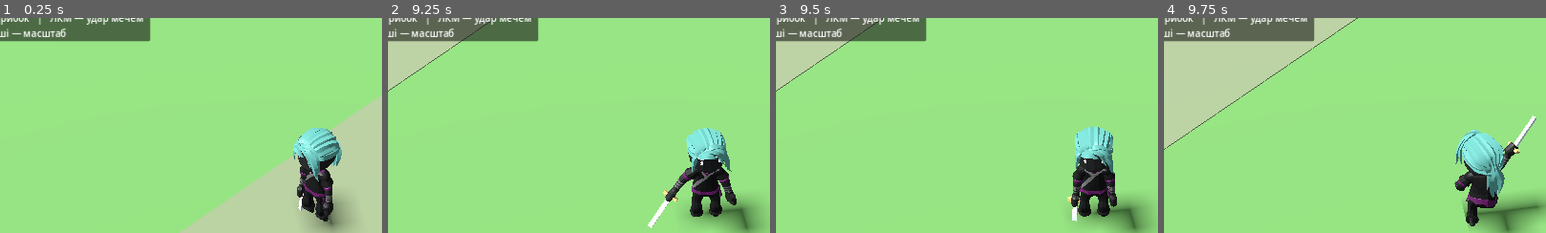
Above: before the commit, frames 1-4 (left to right).
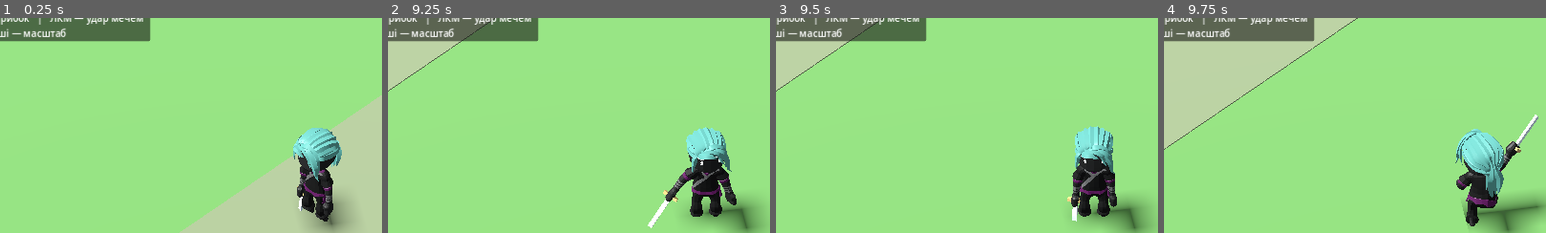
Above: after the commit, the same moments.

Repository: levian47/riskfate-3d-pro
Game: Godot game, scene res://main.tscn
The game is run twice, just before and just after one commit, with the same random seed, the same clock (stepped at 60 frames per second) and the same inputs.
Inputs (mouse positions are % of the whole screen's width and height, from its top left):
- Up to frame 1 (0.25 s): no input
- Up to frame 2 (9.25 s): tap Enter at 0.5 s; move the mouse to (72, 45) at 0.52 s; hold D 0.53-1.25 s; hold Shift 0.53-1.25 s; click (72, 45) at 0.67 s; tap Space at 0.77, 3.77, 6.77 s; drag from (30, 55) to (45, 70) at 1.27 s; move the mouse to (60, 28) at 2.02 s; hold D 2.03-2.75 s; hold Shift 2.03-2.75 s; drag from (45, 70) to (20, 35) at 2.77 s; move the mouse to (80, 65) at 3.52 s; hold A 3.53-4.25 s; hold Shift 3.53-4.25 s; drag from (20, 35) to (35, 25) at 4.27 s; move the mouse to (55, 50) at 5.02 s; hold S 5.03-5.75 s; hold Shift 5.03-5.75 s; click (55, 50) at 5.17 s; drag from (35, 25) to (30, 55) at 5.77 s; move the mouse to (72, 45) at 6.52 s; hold W 6.53-7.25 s; hold Shift 6.53-7.25 s; drag from (30, 55) to (45, 70) at 7.27 s; move the mouse to (60, 28) at 8.02 s; hold S 8.03-8.75 s; hold Shift 8.03-8.75 s; drag from (45, 70) to (20, 35) at 8.77 s
- Up to frame 3 (9.5 s): no input
- Up to frame 4 (9.75 s): move the mouse to (80, 65) at 9.52 s; hold W from 9.53 s (still down); hold Shift from 9.53 s (still down); click (80, 65) at 9.67 s
The pictures show only the part of the screen within x 8-58%, y 11-61%; the shares and areas given below are measured in that part.

Frames 1-3 are identical in both runs. In frame 4, 0.9% of the frame differs, in the area x 76-98%, y 44-97%.

Commit message:
fix: start frontal cut on right while preserving approved back-facing fade

Diff:
--- a/main.gd
+++ b/main.gd
@@ -267,6 +267,10 @@
 	var camera_right := camera.global_transform.basis.x
 	var hero_right := visual.global_transform.basis.x
 	var use_mirror := camera_right.dot(hero_right) < 0.0
+	# The front cut starts in its right-hand pose with no reverse windup.
+	# Keep the previously accepted fade on the back-facing swing.
+	var attack_layer := (animation_tree.tree_root as AnimationNodeBlendTree).get_node("Attack") as AnimationNodeOneShot
+	attack_layer.fadein_time = 0.06 if use_mirror else 0.0
 	animation_tree.set("parameters/SwordDirection/blend_amount", 1.0 if use_mirror else 0.0)
 	animation_tree.set("parameters/AttackSeek/seek_request", 0.0 if use_mirror else animator.get_animation("combat/WideSwordSlash").length * FRONT_SLASH_SEEK_FRACTION)
 	animation_tree.set("parameters/Attack/request", AnimationNodeOneShot.ONE_SHOT_REQUEST_FIRE)
@@ -524,7 +528,7 @@
 	var attack_speed := AnimationNodeTimeScale.new()
 	var attack_seek := AnimationNodeTimeSeek.new()
 	var attack_layer := AnimationNodeOneShot.new()
-	attack_layer.fadein_time = 0.0
+	attack_layer.fadein_time = 0.06
 	attack_layer.fadeout_time = 0.10
 	attack_layer.filter_enabled = true
 	var filtered := 0
